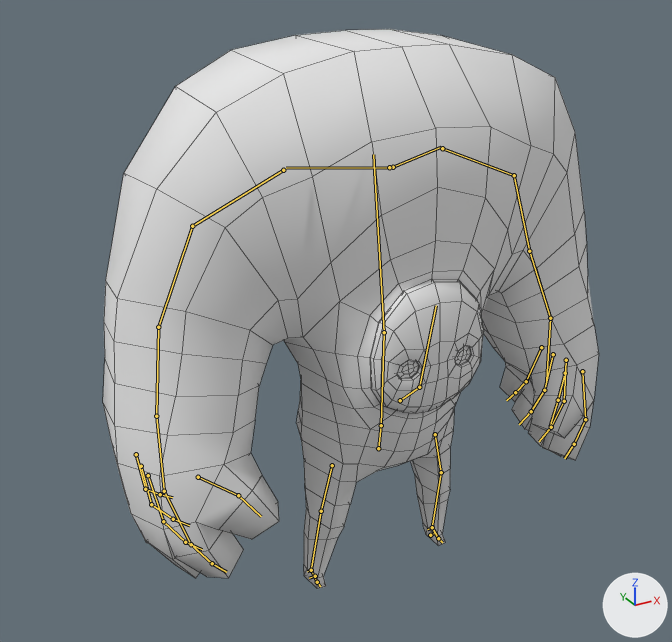
One commit to the Blender file Assets/Models/Immor.blend: the scene before it, then after it.
Camera for both pictures: a 50 mm lens placed at (-4.87, -7.78, 7.16), pointed at (-0.35, 0.44, 3.05). The axes (+X, +Y, +Z) are drawn at lower right. The lights are the same throughout. The bones that bend it are drawn over the model as lines. Mesh edges are drawn as thin lines.
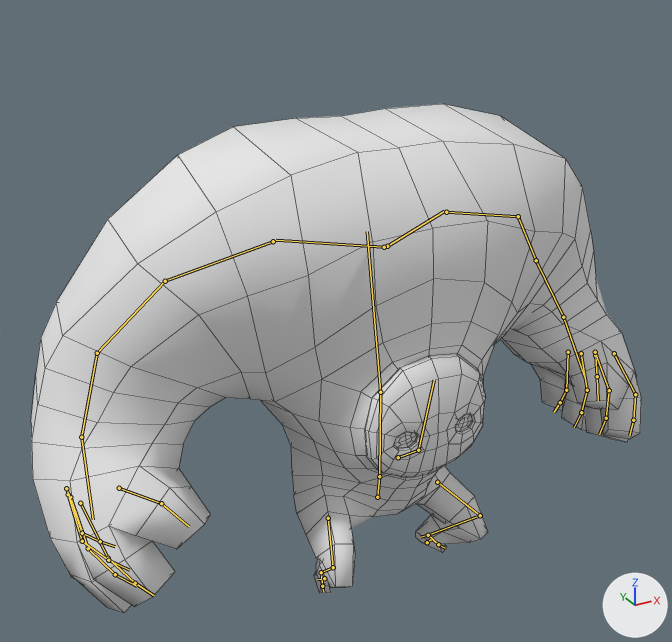
Commit message: Jump animation

The newer file adds an action. The first version stands in its rest pose; the second is drawn at frame 17 of the action 'Jump'.

Patch to the scene script:
```diff
--- a/Assets/Models/Immor.blend.py
+++ b/Assets/Models/Immor.blend.py
@@ bone_hips @@
 bone_hips = bpy.data.objects['metarig.001'].pose.bones['hips']
-bone_hips.location = (0.0, 0.0, 0.0)
-bone_hips.rotation_quaternion = (1.0, 0.0, 0.0, 0.0)  # degrees (0, 0, 0)
-bone_hips.scale = (1.0, 1.0, 1.0)
+bone_hips.location = (0.0, -0.66, 0.08)
+bone_hips.rotation_quaternion = (1.0, -0.012, 0.0, 0.0)  # degrees (-1, 0, 0)
+bone_hips.scale = (1.09, 0.94, 1.09)
@@ bone_chest @@
 bone_chest = bpy.data.objects['metarig.001'].pose.bones['chest']  # child of 'spine'
-bone_chest.rotation_quaternion = (1.0, 0.0, 0.0, 0.0)  # degrees (0, 0, 0)
+bone_chest.rotation_quaternion = (1.0, 0.007, 0.0, 0.0)  # degrees (1, 0, 0)
@@ bone_shoulder_l @@
 bone_shoulder_l = bpy.data.objects['metarig.001'].pose.bones['shoulder.L']  # child of 'chest'
 bone_shoulder_l.rotation_mode = 'YXZ'
-bone_shoulder_l.rotation_euler = (0.0, 0.0, 0.0)  # degrees (0, 0, 0)
+bone_shoulder_l.rotation_euler = (0.105, 0.0, -0.0698)  # degrees (6, 0, -4)
@@ bone_upper_arm_l @@
 bone_upper_arm_l = bpy.data.objects['metarig.001'].pose.bones['upper_arm.L']  # child of 'shoulder.L'
-bone_upper_arm_l.rotation_quaternion = (1.0, 0.0, 0.0, 0.0)  # degrees (0, 0, 0)
+bone_upper_arm_l.rotation_quaternion = (0.992, -0.093, 0.081, 0.003)  # degrees (-11, 9, -1)
@@ bone_forearm_l @@
 bone_forearm_l = bpy.data.objects['metarig.001'].pose.bones['forearm.L']  # child of 'upper_arm.L'
-bone_forearm_l.rotation_quaternion = (1.0, 0.0, 0.0, 0.0)  # degrees (0, 0, 0)
+bone_forearm_l.rotation_quaternion = (0.999, -0.002, -0.005, 0.052)  # degrees (0, -1, 6)
@@ bone_forearm_l_001 @@
 bone_forearm_l_001 = bpy.data.objects['metarig.001'].pose.bones['forearm.L.001']  # child of 'forearm.L'
-bone_forearm_l_001.rotation_quaternion = (1.0, 0.0, 0.0, 0.0)  # degrees (0, 0, 0)
+bone_forearm_l_001.rotation_quaternion = (0.992, 0.107, -0.054, -0.04)  # degrees (13, -6, -5)
@@ bone_hand_l @@
 bone_hand_l = bpy.data.objects['metarig.001'].pose.bones['hand.L']  # child of 'forearm.L.001'
-bone_hand_l.rotation_quaternion = (1.0, 0.0, 0.0, 0.0)  # degrees (0, 0, 0)
+bone_hand_l.rotation_quaternion = (0.974, 0.012, -0.032, 0.225)  # degrees (0, -4, 26)
@@ bone_shoulder_r @@
 bone_shoulder_r = bpy.data.objects['metarig.001'].pose.bones['shoulder.R']  # child of 'chest'
 bone_shoulder_r.rotation_mode = 'YXZ'
-bone_shoulder_r.rotation_euler = (0.0, 0.0, 0.0)  # degrees (0, 0, 0)
+bone_shoulder_r.rotation_euler = (0.105, 0.0, 0.0698)  # degrees (6, 0, 4)
@@ bone_upper_arm_r @@
 bone_upper_arm_r = bpy.data.objects['metarig.001'].pose.bones['upper_arm.R']  # child of 'shoulder.R'
-bone_upper_arm_r.rotation_quaternion = (1.0, 0.0, 0.0, 0.0)  # degrees (0, 0, 0)
+bone_upper_arm_r.rotation_quaternion = (0.992, -0.093, -0.081, -0.003)  # degrees (-11, -9, 1)
@@ bone_forearm_r @@
 bone_forearm_r = bpy.data.objects['metarig.001'].pose.bones['forearm.R']  # child of 'upper_arm.R'
-bone_forearm_r.rotation_quaternion = (1.0, 0.0, 0.0, 0.0)  # degrees (0, 0, 0)
+bone_forearm_r.rotation_quaternion = (0.999, -0.002, 0.005, -0.052)  # degrees (0, 1, -6)
@@ bone_forearm_r_001 @@
 bone_forearm_r_001 = bpy.data.objects['metarig.001'].pose.bones['forearm.R.001']  # child of 'forearm.R'
-bone_forearm_r_001.rotation_quaternion = (1.0, 0.0, 0.0, 0.0)  # degrees (0, 0, 0)
+bone_forearm_r_001.rotation_quaternion = (0.992, 0.107, 0.054, 0.04)  # degrees (13, 6, 5)
@@ bone_hand_r @@
 bone_hand_r = bpy.data.objects['metarig.001'].pose.bones['hand.R']  # child of 'forearm.R.001'
-bone_hand_r.rotation_quaternion = (1.0, 0.0, 0.0, 0.0)  # degrees (0, 0, 0)
+bone_hand_r.rotation_quaternion = (0.974, 0.012, 0.032, -0.225)  # degrees (0, 4, -26)
@@ bone_thigh_l @@
 bone_thigh_l = bpy.data.objects['metarig.001'].pose.bones['thigh.L']  # child of 'hips'
-bone_thigh_l.rotation_quaternion = (1.0, 0.0, 0.0, 0.0)  # degrees (0, 0, 0)
+bone_thigh_l.rotation_quaternion = (0.827, -0.529, -0.188, -0.03)  # degrees (-67, -20, 9)
@@ bone_shin_l @@
 bone_shin_l = bpy.data.objects['metarig.001'].pose.bones['shin.L']  # child of 'thigh.L'
-bone_shin_l.rotation_quaternion = (1.0, 0.0, 0.0, 0.0)  # degrees (0, 0, 0)
+bone_shin_l.rotation_quaternion = (0.62, 0.78, -0.085, -0.017)  # degrees (103, -5, -9)
@@ bone_foot_l @@
 bone_foot_l = bpy.data.objects['metarig.001'].pose.bones['foot.L']  # child of 'shin.L'
-bone_foot_l.rotation_quaternion = (1.0, 0.0, 0.0, 0.0)  # degrees (0, 0, 0)
+bone_foot_l.rotation_quaternion = (0.964, -0.266, 0.0, 0.0)  # degrees (-31, 0, 0)
@@ bone_heel_l @@
 bone_heel_l = bpy.data.objects['metarig.001'].pose.bones['heel.L']  # child of 'shin.L'
-bone_heel_l.rotation_quaternion = (1.0, 0.0, 0.0, 0.0)  # degrees (0, 0, 0)
+bone_heel_l.rotation_quaternion = (0.964, 0.266, 0.0, 0.0)  # degrees (31, 0, 0)
@@ bone_thigh_r @@
 bone_thigh_r = bpy.data.objects['metarig.001'].pose.bones['thigh.R']  # child of 'hips'
-bone_thigh_r.rotation_quaternion = (1.0, 0.0, 0.0, 0.0)  # degrees (0, 0, 0)
+bone_thigh_r.rotation_quaternion = (0.827, -0.529, 0.188, 0.03)  # degrees (-67, 20, -9)
@@ bone_shin_r @@
 bone_shin_r = bpy.data.objects['metarig.001'].pose.bones['shin.R']  # child of 'thigh.R'
-bone_shin_r.rotation_quaternion = (1.0, 0.0, 0.0, 0.0)  # degrees (0, 0, 0)
+bone_shin_r.rotation_quaternion = (0.622, 0.781, 0.063, 0.014)  # degrees (103, 3, 7)
@@ bone_foot_r @@
 bone_foot_r = bpy.data.objects['metarig.001'].pose.bones['foot.R']  # child of 'shin.R'
-bone_foot_r.rotation_quaternion = (1.0, 0.0, 0.0, 0.0)  # degrees (0, 0, 0)
+bone_foot_r.rotation_quaternion = (0.964, -0.266, 0.0, 0.0)  # degrees (-31, 0, 0)
@@ bone_heel_r @@
 bone_heel_r = bpy.data.objects['metarig.001'].pose.bones['heel.R']  # child of 'shin.R'
-bone_heel_r.rotation_quaternion = (1.0, 0.0, 0.0, 0.0)  # degrees (0, 0, 0)
+bone_heel_r.rotation_quaternion = (0.964, 0.266, 0.0, 0.0)  # degrees (31, 0, 0)
```

Changed parts and their boxes [x1, y1, x2, y2] in the pictures (672 x 642 px):
'Cube.000', posed (23% wider, 9% shorter)
    before: [103, 29, 599, 589]
    after: [31, 104, 641, 613]
bone 'hips', root to tip
    before: (378, 448) to (381, 425)
    after: (377, 497) to (379, 476)
bone 'chest', root to tip
    before: (384, 332) to (373, 154)
    after: (380, 392) to (367, 231)
bone 'shoulder.L', root to tip
    before: (393, 167) to (441, 147)
    after: (387, 246) to (444, 211)
bone 'upper_arm.L', root to tip
    before: (442, 148) to (514, 175)
    after: (446, 212) to (518, 216)
bone 'forearm.L', root to tip
    before: (514, 175) to (529, 251)
    after: (518, 216) to (536, 260)
bone 'forearm.L.001', root to tip
    before: (529, 251) to (550, 318)
    after: (536, 260) to (563, 317)
bone 'hand.L', root to tip
    before: (550, 318) to (546, 380)
    after: (563, 317) to (584, 377)
bone 'shoulder.R', root to tip
    before: (389, 167) to (286, 168)
    after: (384, 247) to (276, 240)
bone 'upper_arm.R', root to tip
    before: (283, 170) to (192, 226)
    after: (273, 241) to (165, 281)
bone 'forearm.R', root to tip
    before: (192, 226) to (158, 327)
    after: (165, 281) to (97, 353)
bone 'forearm.R.001', root to tip
    before: (158, 327) to (156, 416)
    after: (97, 353) to (81, 437)
bone 'hand.R', root to tip
    before: (156, 416) to (164, 489)
    after: (81, 437) to (93, 519)
bone 'thigh.L', root to tip
    before: (435, 434) to (441, 472)
    after: (437, 482) to (480, 515)
bone 'shin.L', root to tip
    before: (441, 472) to (432, 527)
    after: (480, 515) to (428, 535)
bone 'foot.L', root to tip
    before: (432, 527) to (438, 538)
    after: (428, 535) to (438, 544)
bone 'heel.L', root to tip
    before: (432, 527) to (427, 529)
    after: (428, 535) to (420, 537)
bone 'thigh.R', root to tip
    before: (332, 465) to (321, 511)
    after: (328, 518) to (333, 567)
bone 'shin.R', root to tip
    before: (321, 511) to (311, 570)
    after: (333, 567) to (321, 572)
bone 'foot.R', root to tip
    before: (311, 570) to (317, 582)
    after: (321, 572) to (322, 586)
bone 'heel.R', root to tip
    before: (311, 570) to (307, 571)
    after: (321, 572) to (320, 571)
